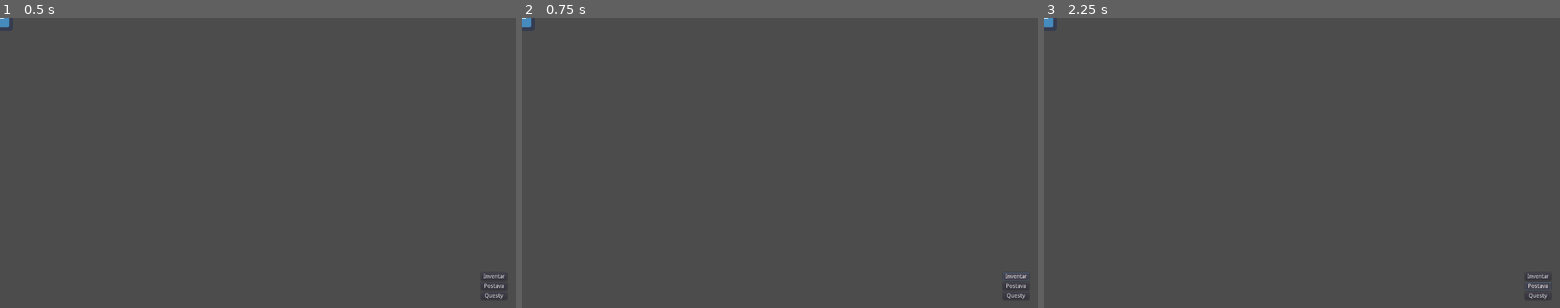
Above: before the commit, frames 1-3 (left to right).
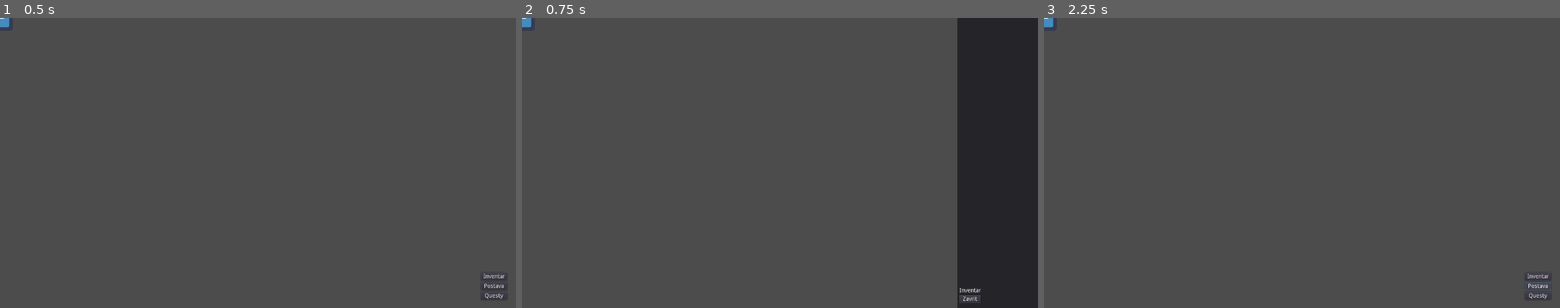
Above: after the commit, the same moments.

Repository: janzeman3/ibis_rpg
Game: Godot game, scene res://sceny/Hlavni.tscn
The game is run twice, just before and just after one commit, with the same random seed, the same clock (stepped at 60 frames per second) and the same inputs. The engine's default icon, where the game draws it, is replaced by a stand-in: a white triangle on a blue panel in a dark square.
Inputs (mouse positions are in pixels of both pictures, inside the frame that each line leads up to):
- Up to frame 1 (0.5 s): no input
- Up to frame 2 (0.75 s): click "Inventar" at 0.5 s
- Up to frame 3 (2.25 s): click (1492, 299) at 1.25 s, where only the run after the commit has a clickable "Zavrit"; click "Postava" at 2 s

Frame 1 is identical in both runs. In frame 2, 15% of the frame differs, in the area x 84-100%, y 0-100%; in frame 3, nothing differs.

Commit message:
Inventar
Signed-off-by: janzeman3 <janzeman3@gmail.com>

Diff:
--- a/sceny/Hlavni.gd
+++ b/sceny/Hlavni.gd
@@ -1,4 +1,11 @@
 extends Node
 
 func _ready():
-	pass
+	$Inventar.hide()
+
+func _on_Ovladani_oteviramInventar():
+	$Inventar.show()
+	$Ovladani.hide()
+
+func _on_Inventar_zaviramInventar():
+	$Ovladani.show()
--- a/sceny/Hlavni.tscn
+++ b/sceny/Hlavni.tscn
@@ -1,8 +1,9 @@
-[gd_scene load_steps=4 format=2]
+[gd_scene load_steps=5 format=2]
 
 [ext_resource path="res://sceny/hrac.tscn" type="PackedScene" id=1]
 [ext_resource path="res://sceny/Hlavni.gd" type="Script" id=2]
 [ext_resource path="res://sceny/ovladani.tscn" type="PackedScene" id=3]
+[ext_resource path="res://sceny/Inventar.tscn" type="PackedScene" id=4]
 
 [node name="Hlavni" type="Node"]
 script = ExtResource( 2 )
@@ -14,3 +15,7 @@
 margin_top = 631.543
 margin_right = 1258.37
 margin_bottom = 699.543
+
+[node name="Inventar" parent="." instance=ExtResource( 4 )]
+[connection signal="oteviramInventar" from="Ovladani" to="." method="_on_Ovladani_oteviramInventar"]
+[connection signal="zaviramInventar" from="Inventar" to="." method="_on_Inventar_zaviramInventar"]
--- /dev/null
+++ b/sceny/Inventar.gd
@@ -0,0 +1,7 @@
+extends Panel
+
+signal zaviramInventar
+
+func _on_Zavrit_pressed():
+	hide()
+	emit_signal("zaviramInventar")
--- /dev/null
+++ b/sceny/Inventar.tscn
@@ -0,0 +1,33 @@
+[gd_scene load_steps=2 format=2]
+
+[ext_resource path="res://sceny/Inventar.gd" type="Script" id=1]
+
+[node name="Inventar" type="Panel"]
+margin_left = 1080.0
+margin_right = 1280.0
+margin_bottom = 720.0
+script = ExtResource( 1 )
+__meta__ = {
+"_edit_use_anchors_": false
+}
+
+[node name="GridContainer" type="GridContainer" parent="."]
+margin_left = 5.0
+margin_top = 670.0
+margin_right = 195.0
+margin_bottom = 715.0
+__meta__ = {
+"_edit_use_anchors_": false
+}
+
+[node name="Titulek" type="Label" parent="GridContainer"]
+margin_right = 53.0
+margin_bottom = 14.0
+text = "Inventar"
+
+[node name="Zavrit" type="Button" parent="GridContainer"]
+margin_top = 18.0
+margin_right = 53.0
+margin_bottom = 38.0
+text = "Zavrit"
+[connection signal="pressed" from="GridContainer/Zavrit" to="." method="_on_Zavrit_pressed"]
--- a/sceny/ovladani.gd
+++ b/sceny/ovladani.gd
@@ -9,7 +9,7 @@
 
 
 func _on_otevriInventar_pressed():
-	emit_signal("otevriInventar")
+	emit_signal("oteviramInventar")
 
 func _on_otevriPostavu_pressed():
 	emit_signal("oteviramPostavu")
